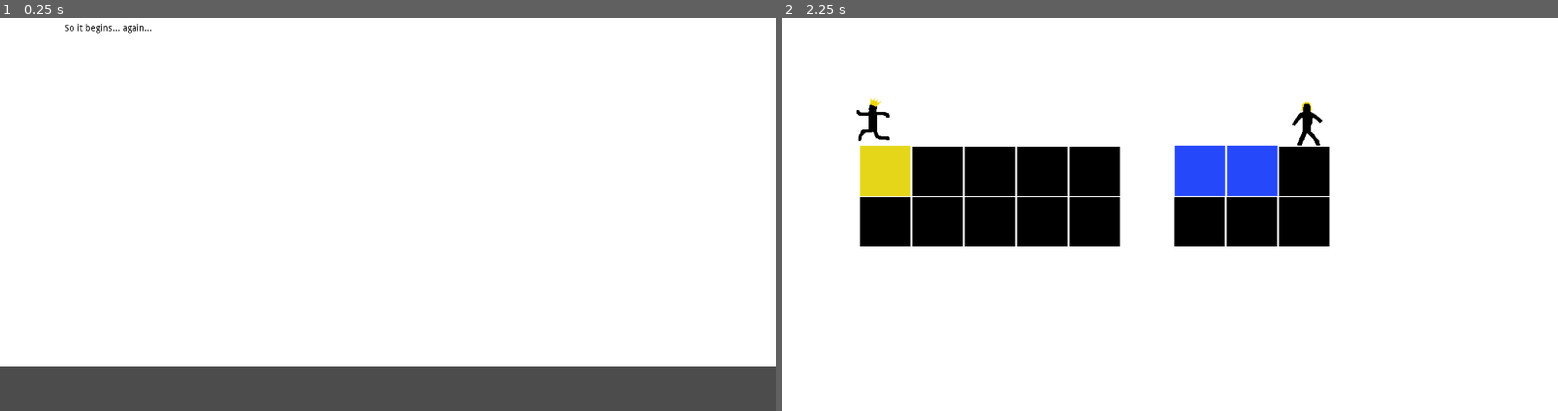
Above: before the commit, frames 1-2 (left to right).
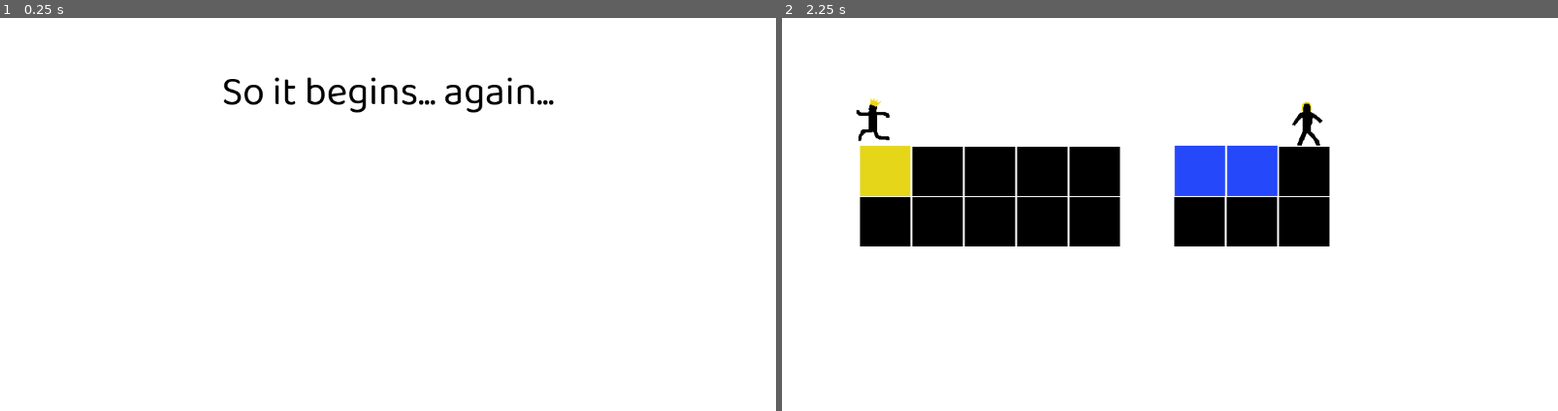
Above: after the commit, the same moments.

Repository: meburns/midas
Game: Godot game, scene res://src/transitions/Transition.tscn
The game is run twice, just before and just after one commit, with the same random seed, the same clock (stepped at 60 frames per second) and the same inputs. This scene is started directly instead of the project's main scene.
Inputs:
- Up to frame 1 (0.25 s): no input
- Up to frame 2 (2.25 s): tap Enter (ui_accept) at 0.5, 1.25, 2 s; hold Right (move_right) 0.53-2.03 s; tap R (refresh) at 0.6, 1.35, 2.1 s; tap Space (jump) at 0.77, 1.52 s; hold A (move_left) from 2.03 s (still down)

The runs differ from the first frame. In frame 1, 12% of the frame differs, in the area x 0-100%, y 1-100%; in frame 2, nothing differs.

Commit message:
Add normal font

Diff:
--- /dev/null
+++ b/assets/fonts/Baloo_Bhaina_2/normal_font.tres
@@ -0,0 +1,7 @@
+[gd_resource type="DynamicFont" load_steps=2 format=2]
+
+[ext_resource path="res://assets/fonts/Baloo_Bhaina_2/BalooBhaina2-Regular.ttf" type="DynamicFontData" id=1]
+
+[resource]
+size = 62
+font_data = ExtResource( 1 )
--- a/src/transitions/Transition.tscn
+++ b/src/transitions/Transition.tscn
@@ -1,7 +1,8 @@
-[gd_scene load_steps=3 format=2]
+[gd_scene load_steps=4 format=2]
 
 [ext_resource path="res://assets/background.png" type="Texture" id=1]
 [ext_resource path="res://src/transitions/Transitions.gd" type="Script" id=2]
+[ext_resource path="res://assets/fonts/Baloo_Bhaina_2/normal_font.tres" type="DynamicFont" id=3]
 
 [node name="Transition" type="Node2D"]
 script = ExtResource( 2 )
@@ -10,10 +11,8 @@
 layer = -100
 
 [node name="TextureRect" type="TextureRect" parent="Background"]
-margin_left = -284.0
-margin_top = -94.0
-margin_right = 1366.0
-margin_bottom = 731.0
+margin_right = 1200.0
+margin_bottom = 800.0
 texture = ExtResource( 1 )
 expand = true
 __meta__ = {
@@ -21,10 +20,11 @@
 }
 
 [node name="RichTextLabel" type="RichTextLabel" parent="."]
-margin_left = 100.0
-margin_top = 200.0
-margin_right = 900.0
-margin_bottom = 500.0
+margin_left = 10.0
+margin_top = 250.0
+margin_right = 1190.0
+margin_bottom = 550.0
+custom_fonts/normal_font = ExtResource( 3 )
 custom_colors/default_color = Color( 0, 0, 0, 1 )
 bbcode_enabled = true
 __meta__ = {
--- a/src/transitions/Transitions.gd
+++ b/src/transitions/Transitions.gd
@@ -8,7 +8,7 @@
 	SFX.play("Transition")
 	# Then Figure out level infos and what message to display
 	var nextLevel := Globals.currentLevel + 1
-	get_node("RichTextLabel").append_bbcode(Globals.transitionText[Globals.currentLevel])
+	get_node("RichTextLabel").append_bbcode("[center]" + Globals.transitionText[Globals.currentLevel] + "[/center]")
 	Globals.currentLevel = nextLevel
 	# Finally wait for a few seconds and then load the next level
 	yield(get_tree().create_timer(2), "timeout")
